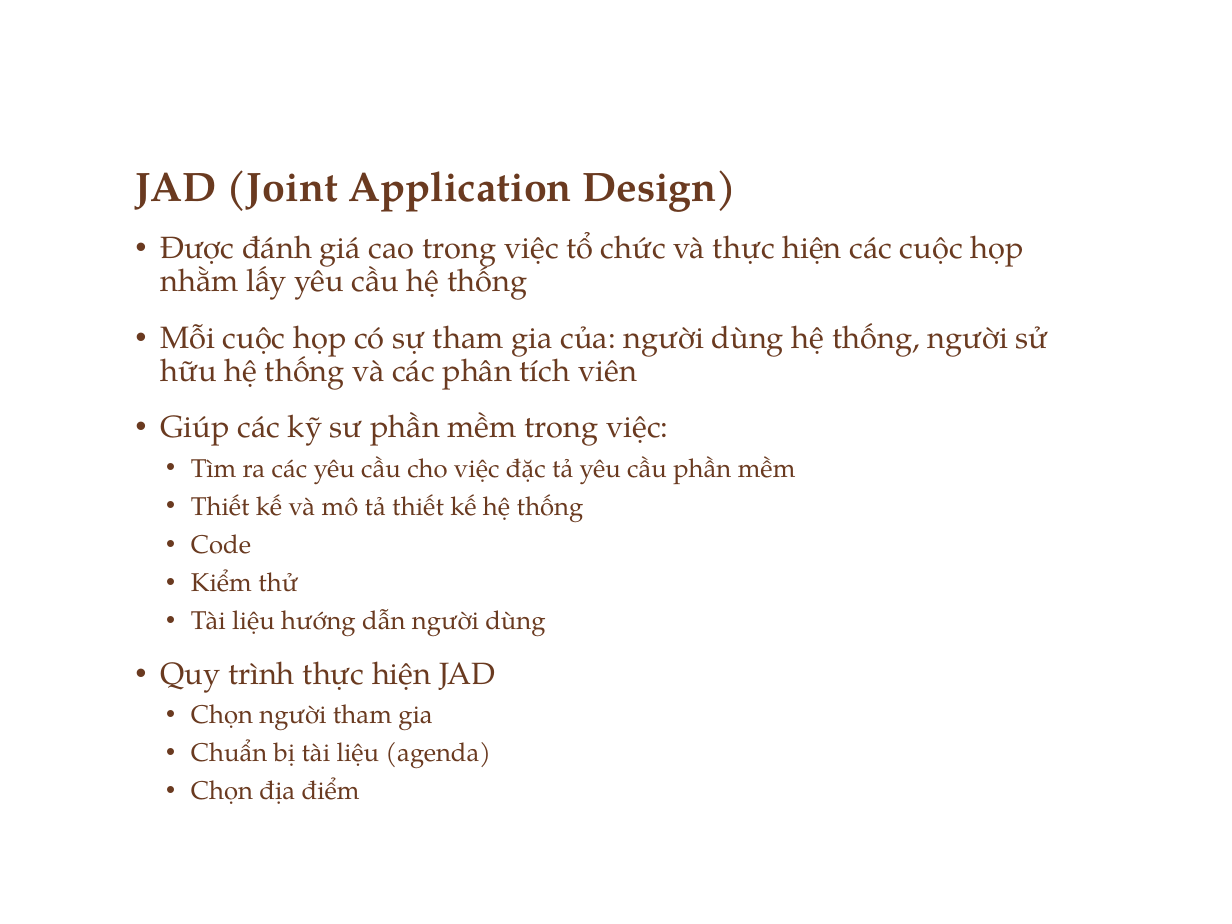
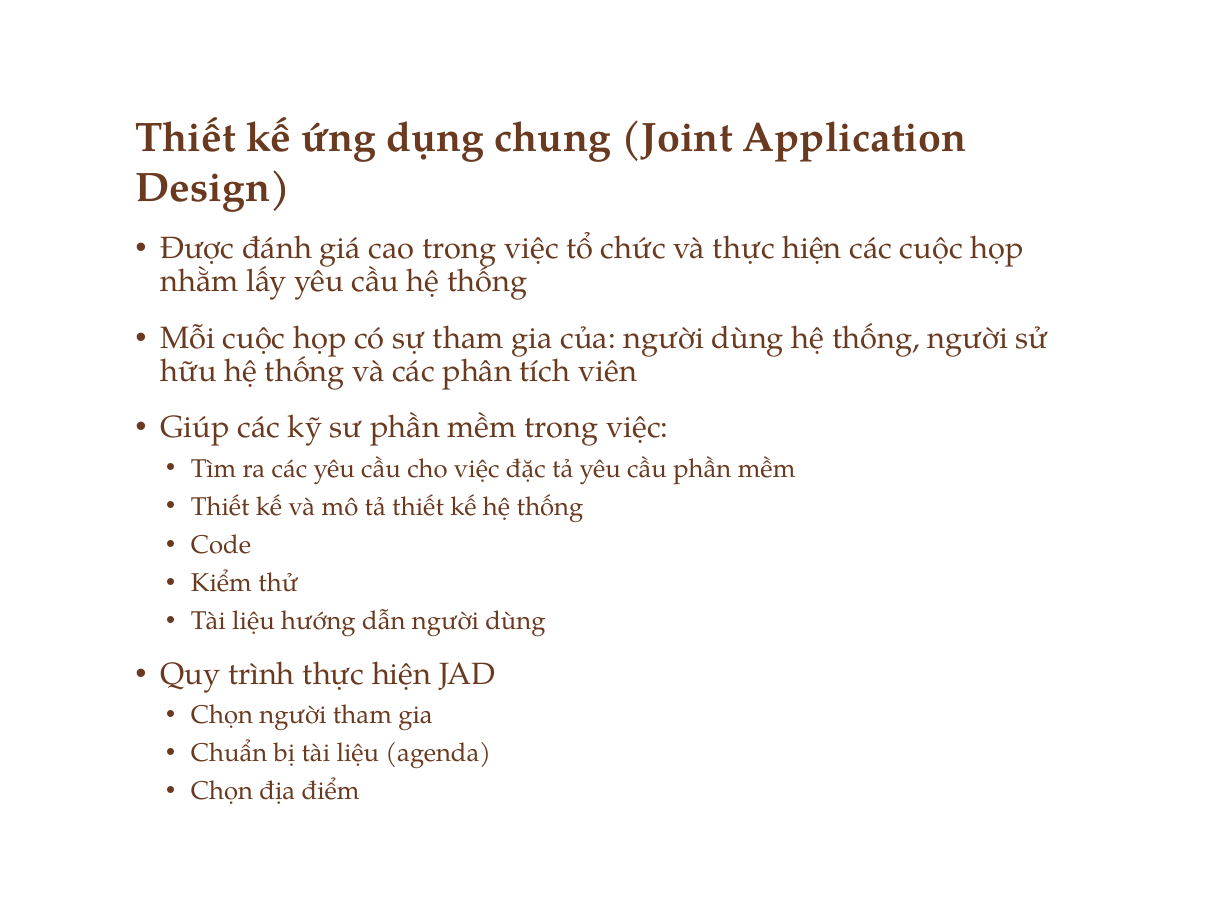
Before and after one commit to ChrisJamison/seminar_cnpm, a slide deck: slide 14 of Seminar/Software Requirement.pptx. Drawn at 1232x924 pixels with LibreOffice and Linux fonts; fonts in the diff are those of the drawing; background and template pictures are left out. Boxes give left, top, right and bottom in pixels: in the first picture for what was removed or moved away, otherwise in the second. Text is boxed around its words. In the diff, an @@ line names an element or a change of style, - is before the commit and + after.

```diff
--- a/Seminar/Software Requirement.pptx
+++ b/Seminar/Software Requirement.pptx
@@ title at (136,117,967,212): text changed @@
-JAD (Joint Application Design)
+Thiết kế ứng dụng chung (Joint Application Design)
```
Also in this commit, not shown: 4 other slides changed.
